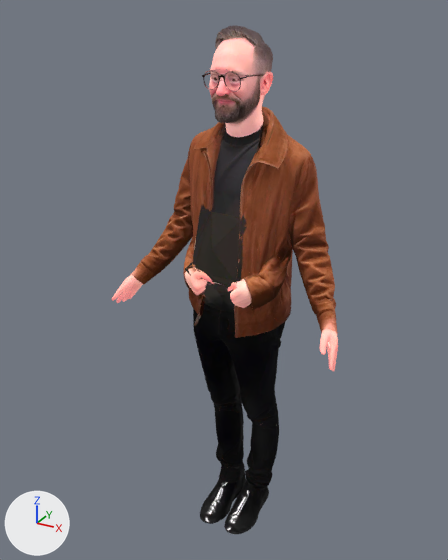
The glTF model public/models/billy-body.glb: old version first, new version second.
Both versions are drawn from a 50 mm lens placed at (0.901, -1.724, 1.878), pointed at (-0.056, 0.016, 1.008). Every picture has the same lights, and +X, +Y and +Z are marked at lower left. The first picture is the older version. Where no turn or scale is listed for an object, it has been applied to the vertices.

The first picture shows 'char1'.
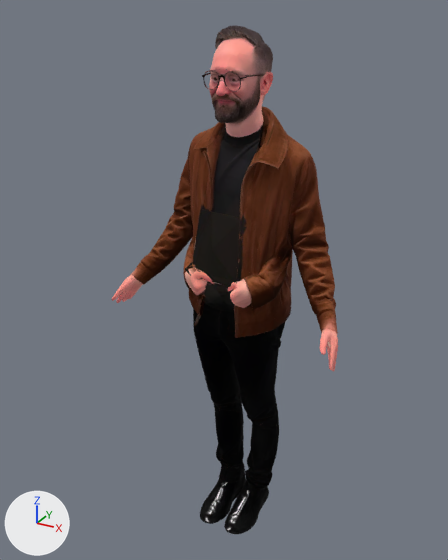
Location of each change, [x1, y1, x2, y2] in pixels of the pictures (448 x 560 px):
'char1', surface changed (darker): [111, 25, 338, 534] in both

Edits to the bpy script that builds the scene:
```text
Change mat_material_1:
    where n0 = _N.new('ShaderNodeBsdfPrincipled'); n0.name = 'Principled BSDF'
    n0.inputs[28].default_value: 1.0 -> 0.28  # 'Emission Strength'
```
